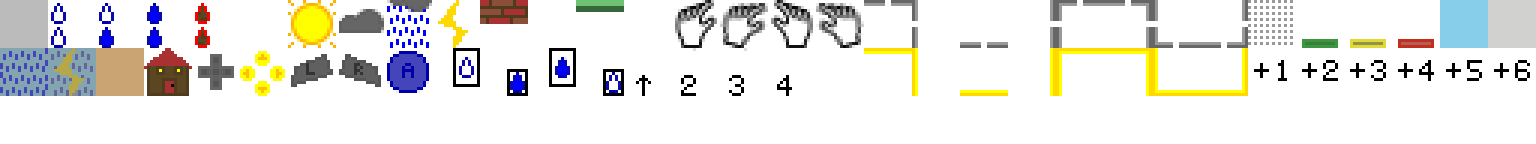
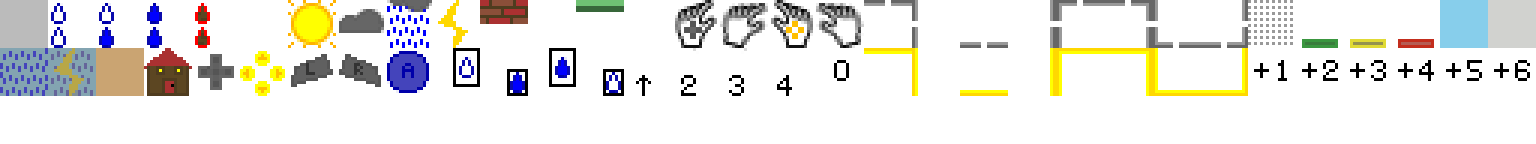
Comparing the layer stacks of the two 1536×144 images. Changes:
painted on "sprites.png" over [207, 21, 849, 81]
